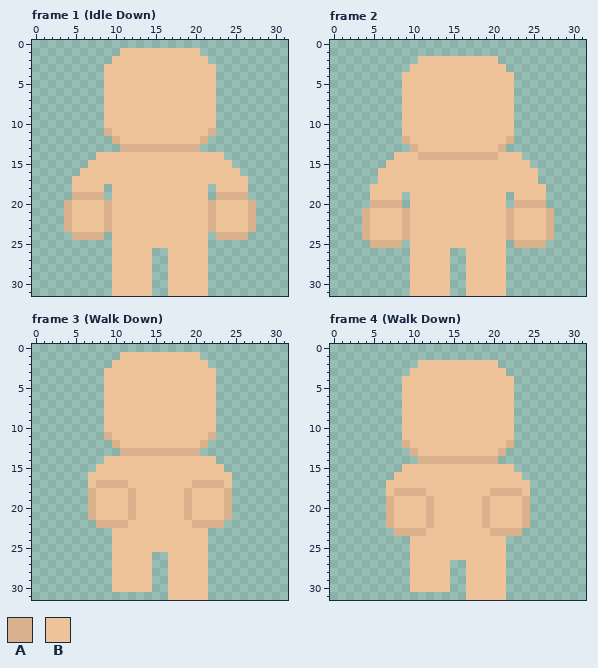
One commit to this pixel-art file: build/Aseprite files/player Model template.aseprite. The first picture shows the starting point.
32x32 pixels, 18 frames. Shown: frame 1 (Idle Down), frame 2, frame 3 (Walk Down), frame 4 (Walk Down). The commit also changed other frames, which this record leaves out.
Visible layers, top first: "Hands", "Base".
Palette (. is transparent): A #d9b28d  B #eec39a
Pixels before, frame 1 (Idle Down), first column x 4:
 1 .......BBBBBBBBBB.......
 2 ......BBBBBBBBBBBB......
 3 .....BBBBBBBBBBBBBB.....
 4 .....BBBBBBBBBBBBBB.....
 5 .....BBBBBBBBBBBBBB.....
 6 .....BBBBBBBBBBBBBB.....
 7 .....BBBBBBBBBBBBBB.....
 8 .....BBBBBBBBBBBBBB.....
 9 .....BBBBBBBBBBBBBB.....
10 .....BBBBBBBBBBBBBB.....
11 .....ABBBBBBBBBBBBA.....
12 ......ABBBBBBBBBBA......
13 .......AAAAAAAAAA.......
14 ....BBBBBBBBBBBBBBBB....
15 ...BBBBBBBBBBBBBBBBBB...
16 ..BBBBBBBBBBBBBBBBBBBB..
17 .BBBBBBBBBBBBBBBBBBBBBB.
18 .BBBB.BBBBBBBBBBBB.BBBB.
19 .AAAA.BBBBBBBBBBBB.AAAA.
20 ABBBBABBBBBBBBBBBBABBBBA
21 ABBBBABBBBBBBBBBBBABBBBA
22 ABBBBABBBBBBBBBBBBABBBBA
23 ABBBBABBBBBBBBBBBBABBBBA
24 .AAAA.BBBBBBBBBBBB.AAAA.
25 ......BBBBBBBBBBBB......
26 ......BBBBB..BBBBB......
27 ......BBBBB..BBBBB......
28 ......BBBBB..BBBBB......
29 ......BBBBB..BBBBB......
30 ......BBBBB..BBBBB......
31 ......BBBBB..BBBBB......
Pixels before, frame 2, first column x 4:
 2 .......BBBBBBBBBB.......
 3 ......BBBBBBBBBBBB......
 4 .....BBBBBBBBBBBBBB.....
 5 .....BBBBBBBBBBBBBB.....
 6 .....BBBBBBBBBBBBBB.....
 7 .....BBBBBBBBBBBBBB.....
 8 .....BBBBBBBBBBBBBB.....
 9 .....BBBBBBBBBBBBBB.....
10 .....BBBBBBBBBBBBBB.....
11 .....BBBBBBBBBBBBBB.....
12 .....ABBBBBBBBBBBBA.....
13 ......ABBBBBBBBBBA......
14 ....BBBAAAAAAAAAABBB....
15 ...BBBBBBBBBBBBBBBBBB...
16 ..BBBBBBBBBBBBBBBBBBBB..
17 ..BBBBBBBBBBBBBBBBBBBB..
18 .BBBBBBBBBBBBBBBBBBBBBB.
19 .BBBB.BBBBBBBBBBBB.BBBB.
20 .AAAA.BBBBBBBBBBBB.AAAA.
21 ABBBBABBBBBBBBBBBBABBBBA
22 ABBBBABBBBBBBBBBBBABBBBA
23 ABBBBABBBBBBBBBBBBABBBBA
24 ABBBBABBBBBBBBBBBBABBBBA
25 .AAAA.BBBBBBBBBBBB.AAAA.
26 ......BBBBB..BBBBB......
27 ......BBBBB..BBBBB......
28 ......BBBBB..BBBBB......
29 ......BBBBB..BBBBB......
30 ......BBBBB..BBBBB......
31 ......BBBBB..BBBBB......
Pixels before, frame 3 (Walk Down), first column x 7:
 1 ....BBBBBBBBBB....
 2 ...BBBBBBBBBBBB...
 3 ..BBBBBBBBBBBBBB..
 4 ..BBBBBBBBBBBBBB..
 5 ..BBBBBBBBBBBBBB..
 6 ..BBBBBBBBBBBBBB..
 7 ..BBBBBBBBBBBBBB..
 8 ..BBBBBBBBBBBBBB..
 9 ..BBBBBBBBBBBBBB..
10 ..BBBBBBBBBBBBBB..
11 ..ABBBBBBBBBBBBA..
12 ...ABBBBBBBBBBA...
13 ....AAAAAAAAAA....
14 ..BBBBBBBBBBBBBB..
15 .BBBBBBBBBBBBBBBB.
16 BBBBBBBBBBBBBBBBBB
17 BAAAABBBBBBBBAAAAB
18 ABBBBABBBBBBABBBBA
19 ABBBBABBBBBBABBBBA
20 ABBBBABBBBBBABBBBA
21 ABBBBABBBBBBABBBBA
22 .AAAABBBBBBBBAAAA.
23 ...BBBBBBBBBBBB...
24 ...BBBBBBBBBBBB...
25 ...BBBBBBBBBBBB...
26 ...BBBBB..BBBBB...
27 ...BBBBB..BBBBB...
28 ...BBBBB..BBBBB...
29 ...BBBBB..BBBBB...
30 ...BBBBB..BBBBB...
31 ..........BBBBB...
Pixels before, frame 4 (Walk Down), first column x 7:
 2 ....BBBBBBBBBB....
 3 ...BBBBBBBBBBBB...
 4 ..BBBBBBBBBBBBBB..
 5 ..BBBBBBBBBBBBBB..
 6 ..BBBBBBBBBBBBBB..
 7 ..BBBBBBBBBBBBBB..
 8 ..BBBBBBBBBBBBBB..
 9 ..BBBBBBBBBBBBBB..
10 ..BBBBBBBBBBBBBB..
11 ..BBBBBBBBBBBBBB..
12 ..ABBBBBBBBBBBBA..
13 ...ABBBBBBBBBBA...
14 ....AAAAAAAAAA....
15 ..BBBBBBBBBBBBBB..
16 .BBBBBBBBBBBBBBBB.
17 BBBBBBBBBBBBBBBBBB
18 BAAAABBBBBBBBAAAAB
19 ABBBBABBBBBBABBBBA
20 ABBBBABBBBBBABBBBA
21 ABBBBABBBBBBABBBBA
22 ABBBBABBBBBBABBBBA
23 .AAAABBBBBBBBAAAA.
24 ...BBBBBBBBBBBB...
25 ...BBBBBBBBBBBB...
26 ...BBBBBBBBBBBB...
27 ...BBBBB..BBBBB...
28 ...BBBBB..BBBBB...
29 ...BBBBB..BBBBB...
30 ...BBBBB..BBBBB...
31 ..........BBBBB...
Once edited:
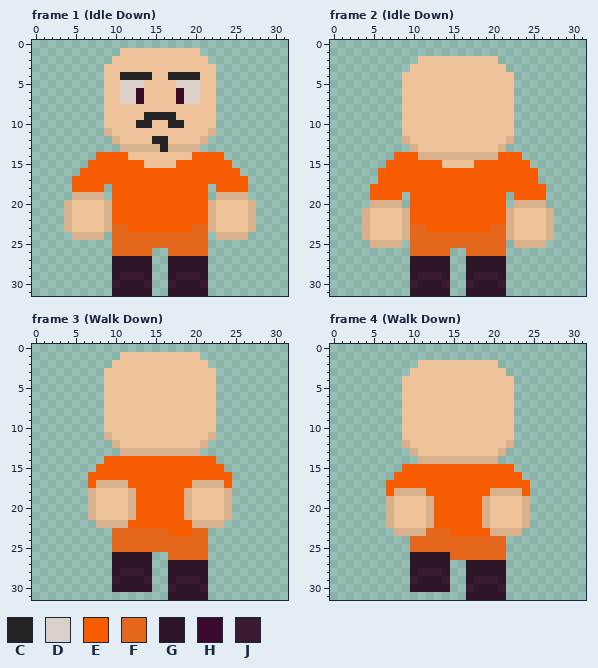
Colours new in this view: C #242222  D #dbd0c7  E #f75d00  F #e5671b  G #2e1527  H #3b092c  J #3b1b32
Log entry: jumpsuit running
What changed:
layer "Beard Man" now shown
Changed rows in their new state; - is an unchanged pixel.
Frame 1 (Idle Down), layers "Beard Man", "Jumpsuit":
first column x 5:
 4 ------CCCC--CCCC------
 5 ------DDD----DDD------
 6 ------DDH----HDD------
 7 ------DDH----HDD------
 9 ---------CCCC---------
10 --------CC--CC--------
12 ----------CC----------
13 -----------C----------
14 ---EEEE--------EEEE---
15 --EEEEEEE----EEEEEEE--
16 -EEEEEEEEEEEEEEEEEEEE-
17 EEEEEEEEEEEEEEEEEEEEEE
18 EEEE-EEEEEEEEEEEE-EEEE
19 -----EEEEEEEEEEEE-----
20 -----EEEEEEEEEEEE-----
21 -----EEEEEEEEEEEE-----
22 -----EEEEEEEEEEEE-----
23 -----FFEEEEEEEEFF-----
24 -----FFFFFFFFFFFF-----
25 -----FFFFFFFFFFFF-----
26 -----FFFFF--FFFFF-----
27 -----GGGGG--GGGGG-----
28 -----GGGGG--GGGGG-----
29 -----GJJJG--GJJJG-----
30 -----JGGGJ--JGGGJ-----
31 -----GGGGG--GGGGG-----
Frame 2 (Idle Down), layer "Jumpsuit":
first column x 5:
14 ---EEE----------EEE---
15 --EEEEEEE----EEEEEEE--
16 -EEEEEEEEEEEEEEEEEEEE-
17 -EEEEEEEEEEEEEEEEEEEE-
18 EEEEEEEEEEEEEEEEEEEEEE
19 EEEE-EEEEEEEEEEEE-EEEE
20 -----EEEEEEEEEEEE-----
21 -----EEEEEEEEEEEE-----
22 -----EEEEEEEEEEEE-----
23 -----FFEEEEEEEEFF-----
24 -----FFFFFFFFFFFF-----
25 -----FFFFFFFFFFFF-----
26 -----FFFFF--FFFFF-----
27 -----GGGGG--GGGGG-----
28 -----GGGGG--GGGGG-----
29 -----GJJJG--GJJJG-----
30 -----JGGGJ--JGGGJ-----
31 -----GGGGG--GGGGG-----
Frame 3 (Walk Down), layer "Jumpsuit":
first column x 7:
14 --EEEEEEEEEEEEEE--
15 -EEEEEEEEEEEEEEEE-
16 EEEEEEEEEEEEEEEEEE
17 E----EEEEEEEE----E
18 ------EEEEEE------
19 ------EEEEEE------
20 ------EEEEEE------
21 ------EEEEEE------
22 -----EEEEEEEE-----
23 ---FFFFFFFEEEFF---
24 ---FFFFFFFFFFFF---
25 ---FFFFFFFFFFFF---
26 ---GGGGG--FFFFF---
27 ---GGGGG--GGGGG---
28 ---GJJJG--GGGGG---
29 ---JGGGJ--GJJJG---
30 ---GGGGG--JGGGJ---
31 ----------GGGGG---
Frame 4 (Walk Down), layer "Jumpsuit":
first column x 7:
15 --EEEEEEEEEEEEEE--
16 -EEEEEEEEEEEEEEEE-
17 EEEEEEEEEEEEEEEEEE
18 E----EEEEEEEE----E
19 ------EEEEEE------
20 ------EEEEEE------
21 ------EEEEEE------
22 ------EEEEEE------
23 -----FFFEEEEE-----
24 ---FFFFFFFFFFFF---
25 ---FFFFFFFFFFFF---
26 ---GGGGGFFFFFFF---
27 ---GGGGG--GGGGG---
28 ---GJJJG--GGGGG---
29 ---JGGGJ--GJJJG---
30 ---GGGGG--JGGGJ---
31 ----------GGGGG---
Changed places in both pictures, as pixel boxes (x1, y1, x2, y2):
changed: (72, 72, 248, 296)
changed: (370, 152, 546, 296)
changed: (88, 456, 232, 600)
changed: (386, 464, 530, 600)
